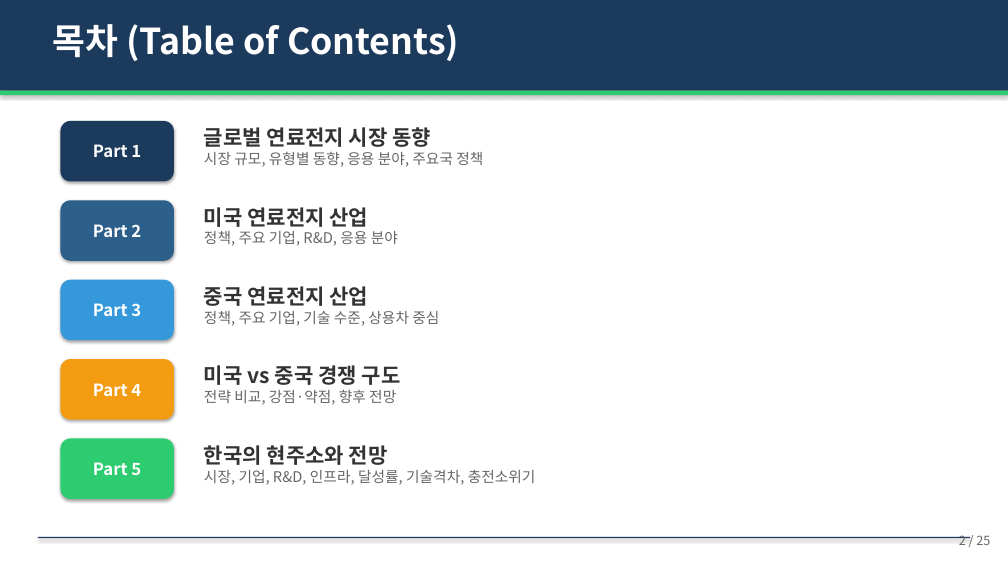
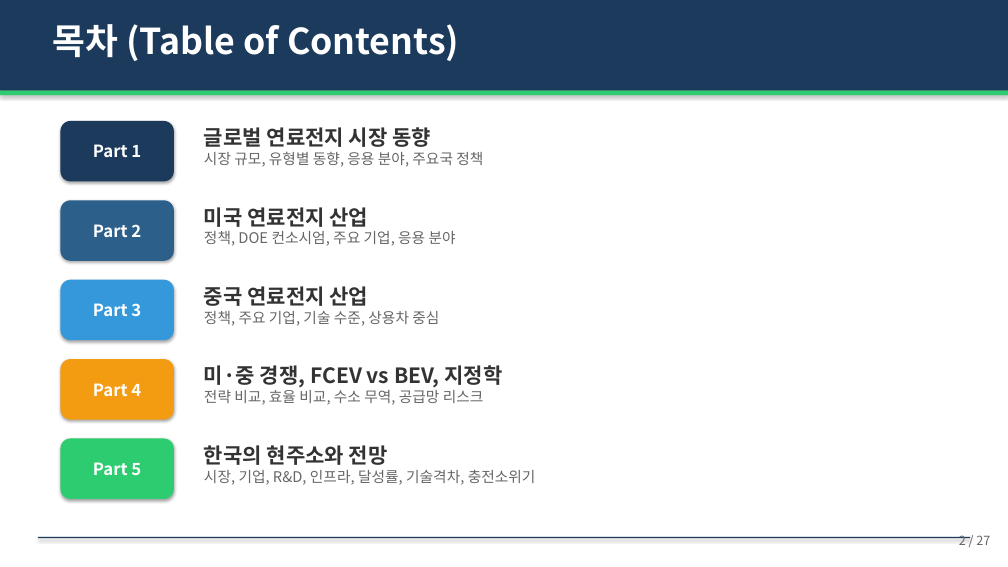
Before and after one commit to hpark1947/Hydrogen, a slide deck: slide 2 of 연료전지/연료전지_발표자료.pptx. Drawn at 1008x567 pixels with LibreOffice and Linux fonts; fonts in the diff are those of the drawing. Boxes give left, top, right and bottom in pixels: in the first picture for what was removed or moved away, otherwise in the second. Text is boxed around its words. In the diff, an @@ line names an element or a change of style, - is before the commit and + after.

```diff
--- a/연료전지/연료전지_발표자료.pptx
+++ b/연료전지/연료전지_발표자료.pptx
@@ text at <box>204,231,456,246</box>: text changed @@
-정책, 주요 기업, R&D, 응용 분야
+정책, DOE 컨소시엄, 주요 기업, 응용 분야
@@ text at <box>204,365,502,405</box>: text changed @@
-미국 vs 중국 경쟁 구도
-전략 비교, 강점·약점, 향후 전망
+미·중 경쟁, FCEV vs BEV, 지정학
+전략 비교, 효율 비교, 수소 무역, 공급망 리스크
@@ text at <box>959,535,990,545</box>: text changed @@
-2 / 25
+2 / 27
```
Also in this commit, not shown: 22 other slides changed, 3 slides added, 1 slide removed, 1 other file.
